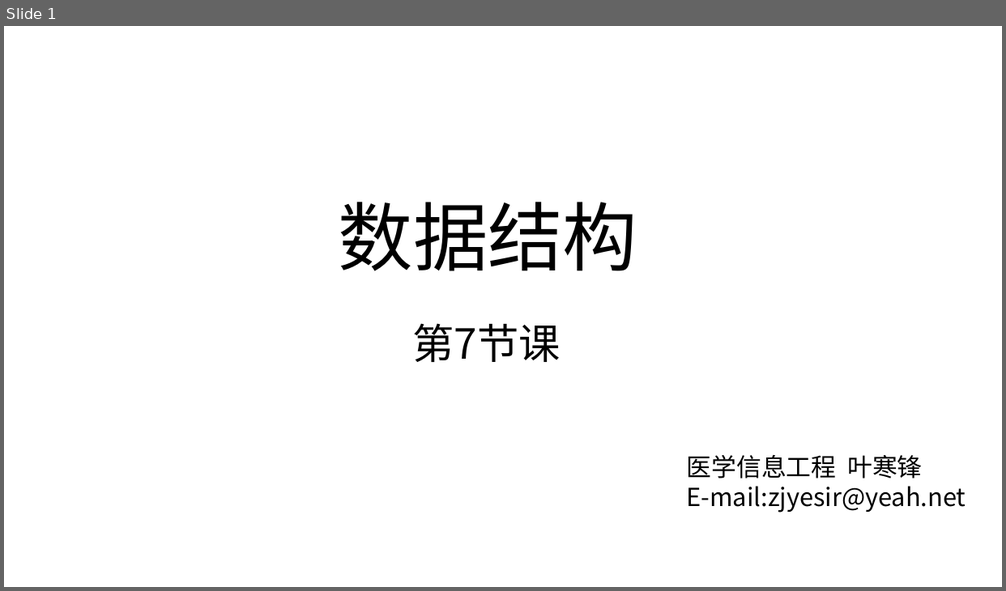
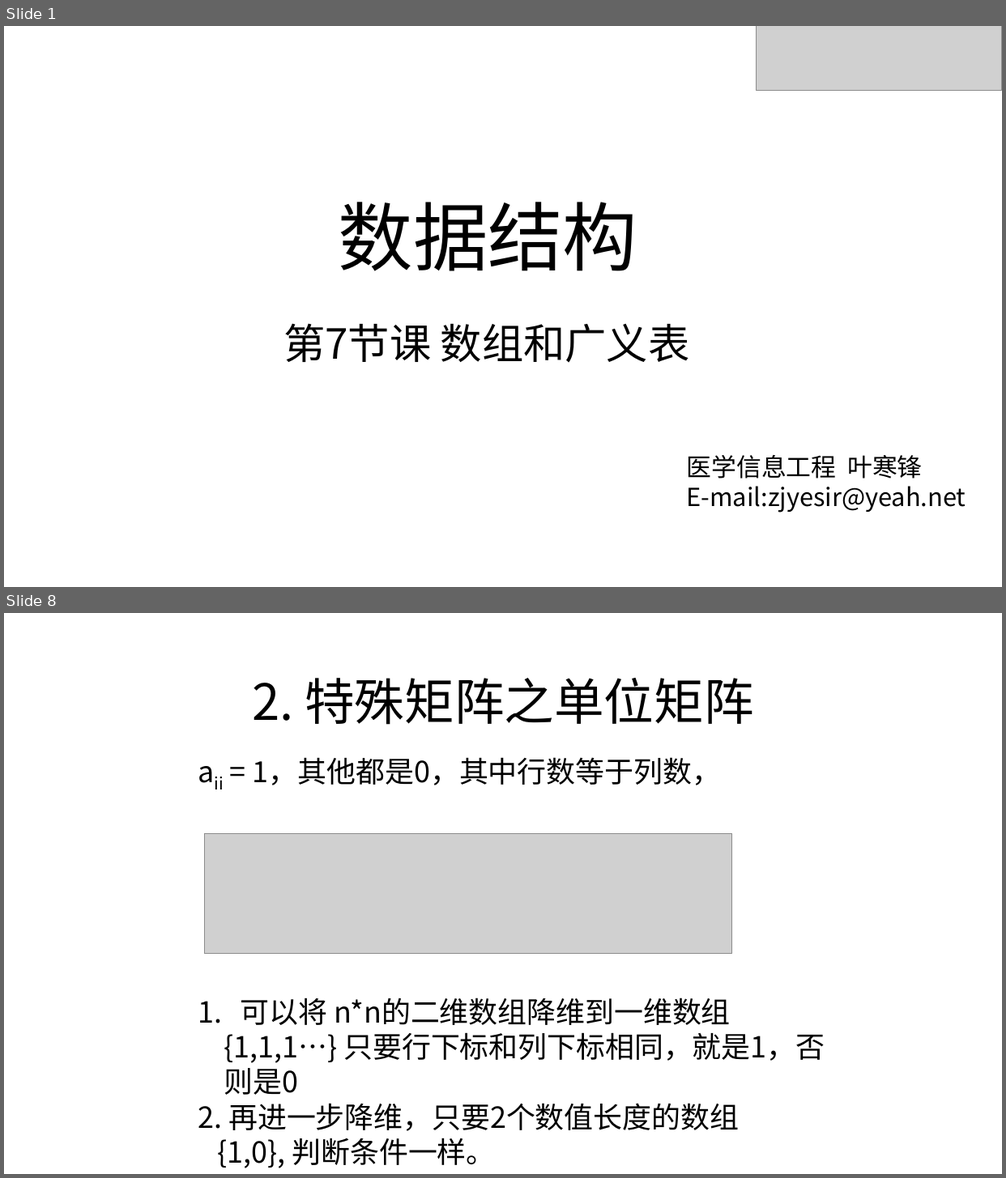
Before and after one commit to zjyesir/hmc_data_structure, a slide deck: ppt/5.数组和广义表.pptx. Shown one above the other, each under a label of ours: slide 1 before the commit, slides 1 and 8 after it; the slides between them are not shown. The pictures are 1006x591 and 1006x1178 pixels, drawn with LibreOffice and Linux fonts; fonts in the diff are those of the drawing; grey boxes stand for pictures; background and template pictures are left out. Boxes give left, top, right and bottom in pixels: in the first picture for what was removed or moved away, otherwise in the second. Text is boxed around its words. In the diff, an @@ line names an element or a change of style, - is before the commit and + after.

Commit message:
数组和线性表 ppt做完

```diff
--- a/ppt/5.数组和广义表.pptx
+++ b/ppt/5.数组和广义表.pptx
@@ slide 8 added at [4,613,1002,1174], background picture (left out) @@
@@ text added at [252,678,753,725], 48 pt, text #000000 @@
+2. 特殊矩阵之单位矩阵
@@ text added at [253,757,721,786], 28 pt, text #000000 @@
+aii = 1，其他都是0，其中行数等于列数，
@@ picture added at [204,834,731,954] @@
@@ text added at [198,998,825,1169], 28 pt, text #000000 @@
+1. 可以将 n*n的二维数组降维到一维数组
+{1,1,1…} 只要行下标和列下标相同，就是1，否 则是0
+2. 再进一步降维，只要2个数值长度的数组
+{1,0}, 判断条件一样。
@@ slide 1 changed as well @@
@@ picture added at [756,26,1002,90] @@
@@ text at [283,323,690,363]: text changed @@
-第7节课
+第7节课 数组和广义表
```
Also in this commit, not shown: 3 other slides changed, 10 other slides added, 5 slides removed, 3 other files.
